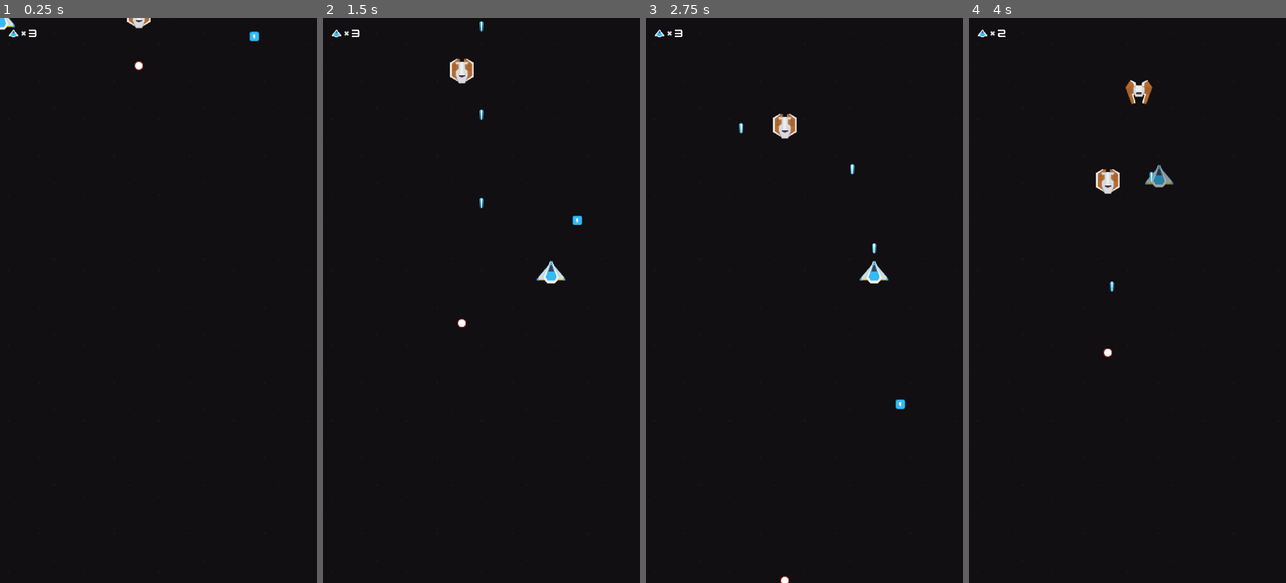
Above: before the commit, frames 1-4 (left to right).
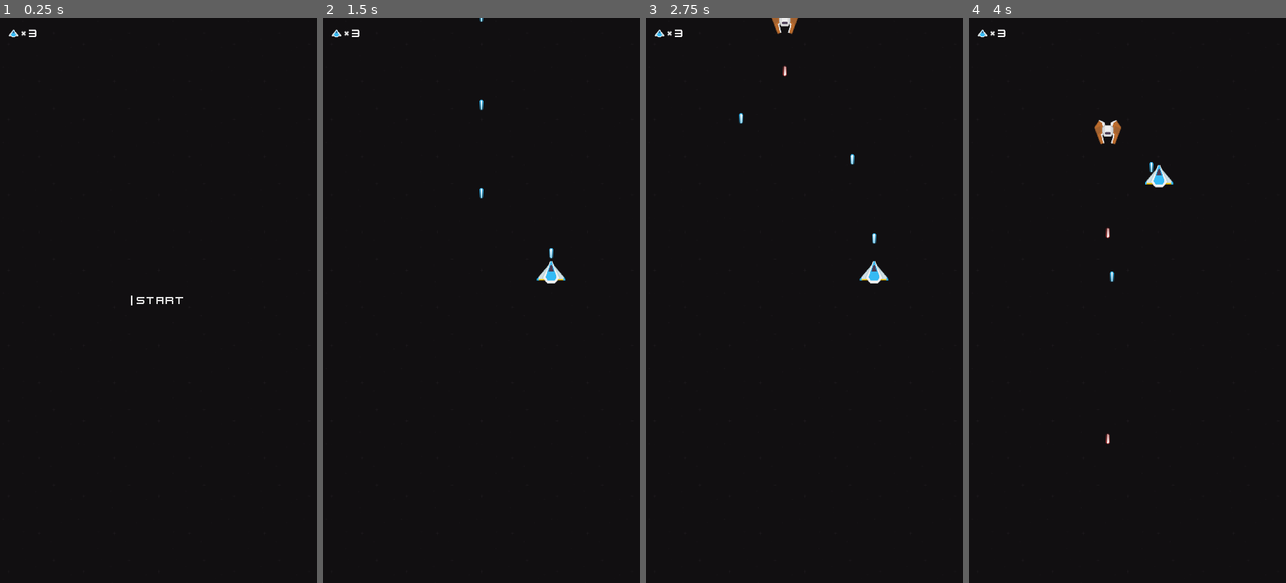
Above: after the commit, the same moments.

Repository: sakkaku-dev/space-shooter
Game: Godot game, scene res://scenes/Game.tscn
Two runs of this game, one before a commit and one after it. Both use one fixed random seed, a clock stepped at 60 frames per second and the inputs below.
Inputs (mouse positions are in pixels of both pictures, inside the frame that each line leads up to):
- Up to frame 1 (0.25 s): no input
- Up to frame 2 (1.5 s): click (481, 300) at 0.5 s, where only the run after the commit has a clickable "Start"; tap Enter at 1.25 s; move the mouse to (551, 272) at 1.27 s; hold Right (ui_right) from 1.28 s (still down); click (551, 272) at 1.42 s
- Up to frame 3 (2.75 s): release Right (ui_right) at 2 s; drag from (741, 328) to (874, 272) at 2.02 s
- Up to frame 4 (4 s): move the mouse to (1159, 176) at 2.77 s; hold Right (ui_right) 2.78-3.5 s; click (1159, 176) at 2.92 s; drag from (1111, 413) to (1159, 176) at 3.52 s

The runs differ from the first frame. In frame 1, 0.4% of the frame differs, in the area x 0-82%, y 0-51%; in frame 2, 0.5%; in frame 3, 0.7%; in frame 4, 1.1%, in the area x 9-65%, y 2-76%.

Commit message:
Add start menu

Diff:
--- /dev/null
+++ b/assets/button_line.tres
@@ -0,0 +1,9 @@
+[gd_resource type="StyleBoxLine" format=2]
+
+[resource]
+content_margin_left = 20.0
+color = Color( 1, 1, 1, 1 )
+grow_begin = -5.0
+grow_end = -5.0
+thickness = 5
+vertical = true
--- a/assets/theme.tres
+++ b/assets/theme.tres
@@ -1,6 +1,13 @@
-[gd_resource type="Theme" load_steps=3 format=2]
+[gd_resource type="Theme" load_steps=5 format=2]
 
 [ext_resource path="res://assets/kenvector_future.ttf" type="DynamicFontData" id=1]
+[ext_resource path="res://assets/button_line.tres" type="StyleBox" id=2]
+
+[sub_resource type="StyleBoxLine" id=2]
+content_margin_left = 30.0
+color = Color( 1, 1, 1, 1 )
+thickness = 5
+vertical = true
 
 [sub_resource type="DynamicFont" id=1]
 size = 40
@@ -8,3 +15,14 @@
 
 [resource]
 default_font = SubResource( 1 )
+Button/colors/font_color = Color( 0.88, 0.88, 0.88, 1 )
+Button/colors/font_color_disabled = Color( 0.9, 0.9, 0.9, 0.2 )
+Button/colors/font_color_hover = Color( 0.94, 0.94, 0.94, 1 )
+Button/colors/font_color_pressed = Color( 1, 1, 1, 1 )
+Button/constants/hseparation = 2
+Button/fonts/font = null
+Button/styles/disabled = null
+Button/styles/focus = null
+Button/styles/hover = SubResource( 2 )
+Button/styles/normal = ExtResource( 2 )
+Button/styles/pressed = null
--- a/scenes/Game.gd
+++ b/scenes/Game.gd
@@ -1,11 +1,19 @@
 extends Node2D
-
 
 onready var spawner = $SpawnerRandom/Spawner
 onready var powerup_spawner = $SpawnerRandom/PowerUpSpawner
+onready var player_ship = $PlayerShip
+onready var menu = $Menu/GUI
+onready var enemy_delay = $EnemyDelay
+onready var powerup_delay = $PowerupDelay
 
-
-func _ready():
+func start_game():
+	player_ship.show()
+	player_ship.set_shoot(true)
+	player_ship.set_follow(true)
+	menu.hide()
+	enemy_delay.start()
+	powerup_delay.start()
 	Input.set_mouse_mode(Input.MOUSE_MODE_HIDDEN)
 
 
@@ -13,3 +21,11 @@
 	spawner.set_spawn(false)
 	powerup_spawner.set_spawn(false)
 	Input.set_mouse_mode(Input.MOUSE_MODE_VISIBLE)
+
+
+func _on_StartDelay_timeout():
+	spawner.set_spawn(true)
+
+
+func _on_PowerupDelay_timeout():
+	powerup_spawner.set_spawn(true)
--- a/scenes/Game.tscn
+++ b/scenes/Game.tscn
@@ -25,8 +25,15 @@
 [node name="Game" type="Node2D"]
 script = ExtResource( 3 )
 
+[node name="EnemyDelay" type="Timer" parent="."]
+wait_time = 2.0
+
+[node name="PowerupDelay" type="Timer" parent="."]
+wait_time = 10.0
+
 [node name="PlayerShip" parent="." instance=ExtResource( 1 )]
-position = Vector2( 540, 1750 )
+visible = false
+position = Vector2( 540, 1000 )
 
 [node name="SpawnerRandom" parent="." instance=ExtResource( 12 )]
 position = Vector2( 540, -50 )
@@ -39,12 +46,10 @@
 position = Vector2( 0, 50 )
 scene = [ ExtResource( 10 ), ExtResource( 9 ), ExtResource( 11 ) ]
 spawn_delay = 3.0
-spawn = true
 
 [node name="PowerUpSpawner" parent="SpawnerRandom" instance=ExtResource( 5 )]
 scene = [ ExtResource( 16 ), ExtResource( 15 ), ExtResource( 4 ), ExtResource( 17 ), ExtResource( 18 ), ExtResource( 13 ) ]
 spawn_delay = 5.0
-spawn = true
 scene_spawn_rate = [ 0.05, 0.2, 0.2, 0.1, 0.1 ]
 
 [node name="Background" type="CanvasLayer" parent="."]
@@ -102,10 +107,34 @@
 margin_right = 102.0
 margin_bottom = 45.0
 text = "3"
+
+[node name="Menu" type="CanvasLayer" parent="."]
+
+[node name="GUI" type="CenterContainer" parent="Menu"]
+anchor_right = 1.0
+anchor_bottom = 1.0
+theme = ExtResource( 6 )
+__meta__ = {
+"_edit_use_anchors_": false
+}
+
+[node name="MainMenu" type="VBoxContainer" parent="Menu/GUI"]
+margin_left = 445.0
+margin_top = 932.0
+margin_right = 635.0
+margin_bottom = 987.0
+
+[node name="Start" type="Button" parent="Menu/GUI/MainMenu"]
+margin_right = 190.0
+margin_bottom = 55.0
+text = "Start"
+[connection signal="timeout" from="EnemyDelay" to="." method="_on_StartDelay_timeout"]
+[connection signal="timeout" from="PowerupDelay" to="." method="_on_PowerupDelay_timeout"]
 [connection signal="died" from="PlayerShip" to="." method="_on_PlayerShip_died"]
 [connection signal="health_changed" from="PlayerShip/Health" to="UI/MarginContainer/HealthUI" method="set_health"]
 [connection signal="spawned" from="SpawnerRandom/Spawner" to="SpawnerRandom" method="move_idx" binds= [ 0 ]]
 [connection signal="spawned" from="SpawnerRandom/PowerUpSpawner" to="SpawnerRandom" method="move_idx" binds= [ 1 ]]
+[connection signal="pressed" from="Menu/GUI/MainMenu/Start" to="." method="start_game"]
 
 [editable path="PlayerShip"]
 
--- a/scenes/spaceship/EnemyShip.tscn
+++ b/scenes/spaceship/EnemyShip.tscn
@@ -29,16 +29,14 @@
 
 [node name="InvincibilityTimer" parent="Spaceship" index="0"]
 wait_time = 0.5
-one_shot = false
 
 [node name="Sprite" parent="Spaceship" index="2"]
 texture = ExtResource( 2 )
 
-[node name="LaserSpawner" parent="Spaceship" index="3"]
+[node name="LaserSpawner" parent="Spaceship" index="4"]
 position = Vector2( 0, 50 )
 rotation = 3.14159
 scene = [ ExtResource( 3 ) ]
-spawn_delay = 1.0
 spawn = true
 [connection signal="zero_health" from="Health" to="." method="_on_Health_zero_health"]
 [connection signal="damaged" from="Spaceship" to="Health" method="reduce"]
--- a/scenes/spaceship/EnemyShip3.tscn
+++ b/scenes/spaceship/EnemyShip3.tscn
@@ -17,7 +17,7 @@
 spawn_delay = 1.5
 spawn = true
 
-[node name="LaserSpawner" parent="Spaceship" index="4"]
+[node name="LaserSpawner" parent="Spaceship" index="5"]
 position = Vector2( -25, 50 )
 spawn_delay = 1.5
 
--- a/scenes/spaceship/PlayerShip.gd
+++ b/scenes/spaceship/PlayerShip.gd
@@ -7,6 +7,7 @@
 onready var health: Health = $Health
 onready var laser = $Spaceship/LaserSpawner
 onready var hurtbox = $Spaceship/CollisionShape2D
+onready var follow_state = $MouseFollowState
 
 var has_shield
 
@@ -20,3 +21,9 @@
 
 func change_laser_type(new_laser_scene: PackedScene) -> void:
 	laser.scene[0] = new_laser_scene
+
+func set_shoot(shoot: bool) -> void:
+	laser.spawn = shoot
+
+func set_follow(follow: bool) -> void:
+	follow_state.follow = follow
--- a/scenes/spaceship/PlayerShip.tscn
+++ b/scenes/spaceship/PlayerShip.tscn
@@ -27,12 +27,8 @@
 [node name="Spaceship" parent="." instance=ExtResource( 1 )]
 collision_layer = 8
 
-[node name="InvincibilityTimer" parent="Spaceship" index="0"]
-one_shot = false
-
 [node name="LaserSpawner" parent="Spaceship" index="4"]
 spawn_delay = 0.3
-spawn = true
 [connection signal="zero_health" from="Health" to="." method="_on_Health_zero_health"]
 [connection signal="damaged" from="Spaceship" to="Health" method="reduce"]
 
--- a/shared/state/MouseFollowState.gd
+++ b/shared/state/MouseFollowState.gd
@@ -1,9 +1,12 @@
 extends Node
 
 class_name MouseFollowState
+
+export var follow = false
 
 export var body_path: NodePath
 onready var body: Node2D = get_node(body_path)
 
 func _physics_process(delta):
-	body.global_position = body.get_global_mouse_position()
+	if follow:
+		body.global_position = body.get_global_mouse_position()
